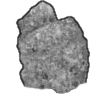
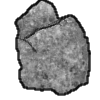
Before/after of a 100x100 layered artwork. What changed in the layer stack:
painted on "line" over [14, 0, 91, 96]
